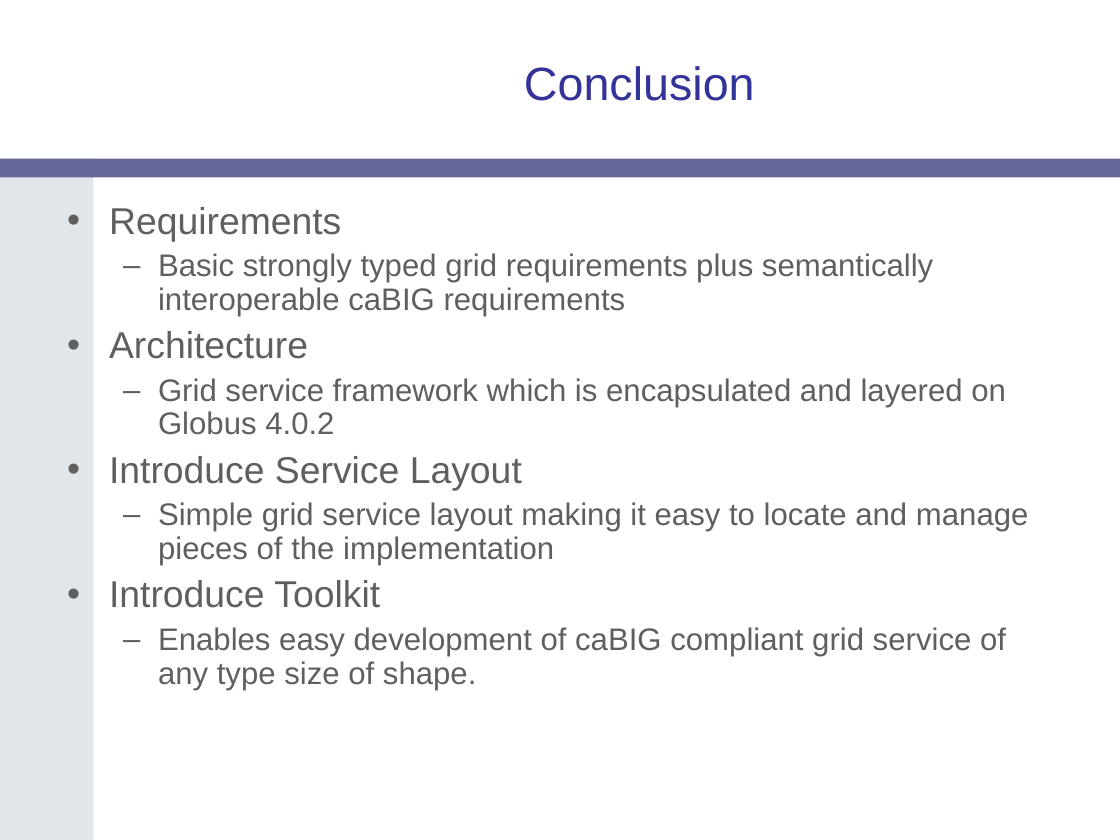
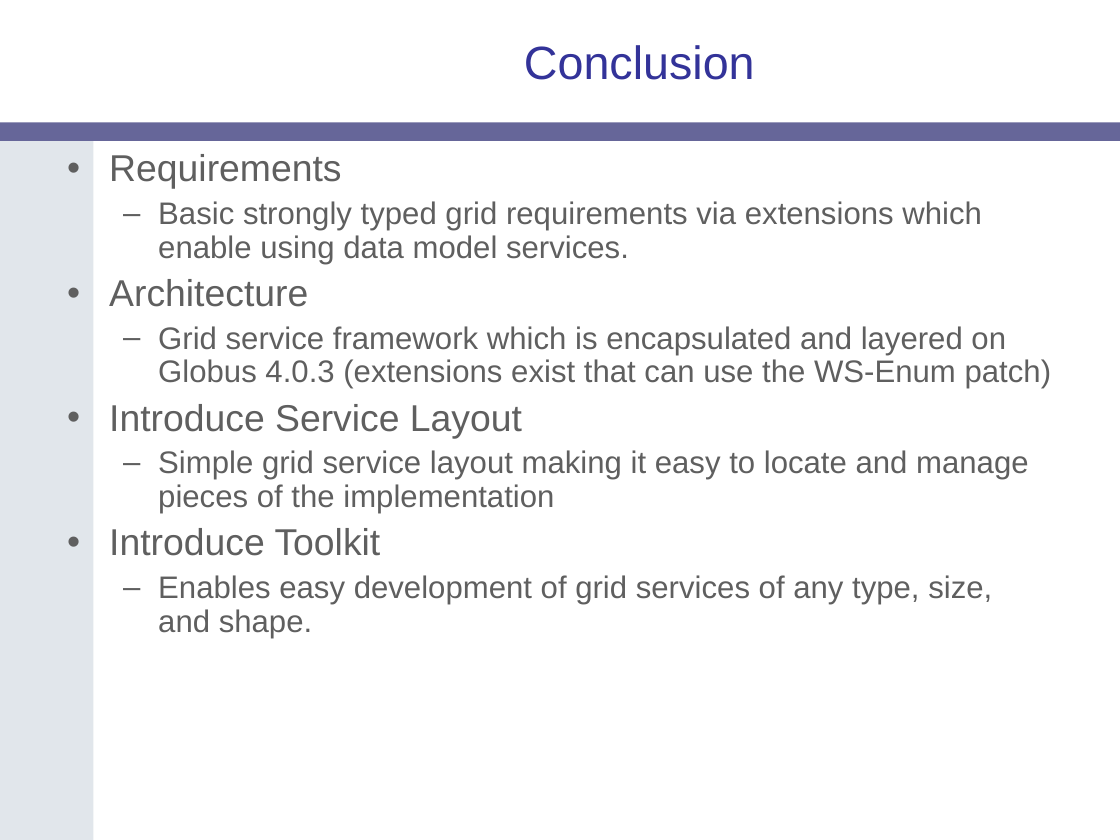
Before and after one commit to NCIP/cagrid-portal, a slide deck: slide 20 of cagrid-1-0/Documentation/presentations/introduce/Introduce-OGF19.ppt. Drawn at 1120x840 pixels with LibreOffice and Linux fonts; fonts in the diff are those of the drawing; background and template pictures are left out. Boxes give left, top, right and bottom in pixels: in the first picture for what was removed or moved away, otherwise in the second. Text is boxed around its words. In the diff, an @@ line names an element or a change of style, - is before the commit and + after.

```diff
--- a/cagrid-1-0/Documentation/presentations/introduce/Introduce-OGF19.ppt
+++ b/cagrid-1-0/Documentation/presentations/introduce/Introduce-OGF19.ppt
@@ title "Conclusion": place and size @@
-title "Conclusion" at <box>524,66,755,101</box>
+title "Conclusion" at <box>524,45,755,80</box>
@@ freeform shape: place and size @@
-freeform shape at <box>0,159,93,840</box>
+freeform shape at <box>0,140,93,840</box>
@@ rounded rectangle: place and size @@
-rounded rectangle at <box>0,159,1120,178</box>
+rounded rectangle at <box>0,122,1120,141</box>
@@ text "Requirements": place and size @@
-text "Requirements" at <box>109,207,1029,690</box>
+text "Requirements" at <box>109,154,1052,638</box>
@@ text at <box>158,201,982,264</box>: text changed @@
-  – Basic strongly typed grid requirements plus semantically interoperable caBIG requirements
+  – Basic strongly typed grid requirements via extensions which enable using data model services.
@@ text at <box>158,326,1052,389</box>: text changed @@
-  – Grid service framework which is encapsulated and layered on Globus 4.0.2
+  – Grid service framework which is encapsulated and layered on Globus 4.0.3 (extensions exist that can use the WS-Enum patch)
@@ text at <box>158,575,992,638</box>: text changed @@
-  – Enables easy development of caBIG compliant grid service of any type size of shape.
+  – Enables easy development of grid services of any type, size, and shape.
```
Also in this commit, not shown: 20 other slides changed.
